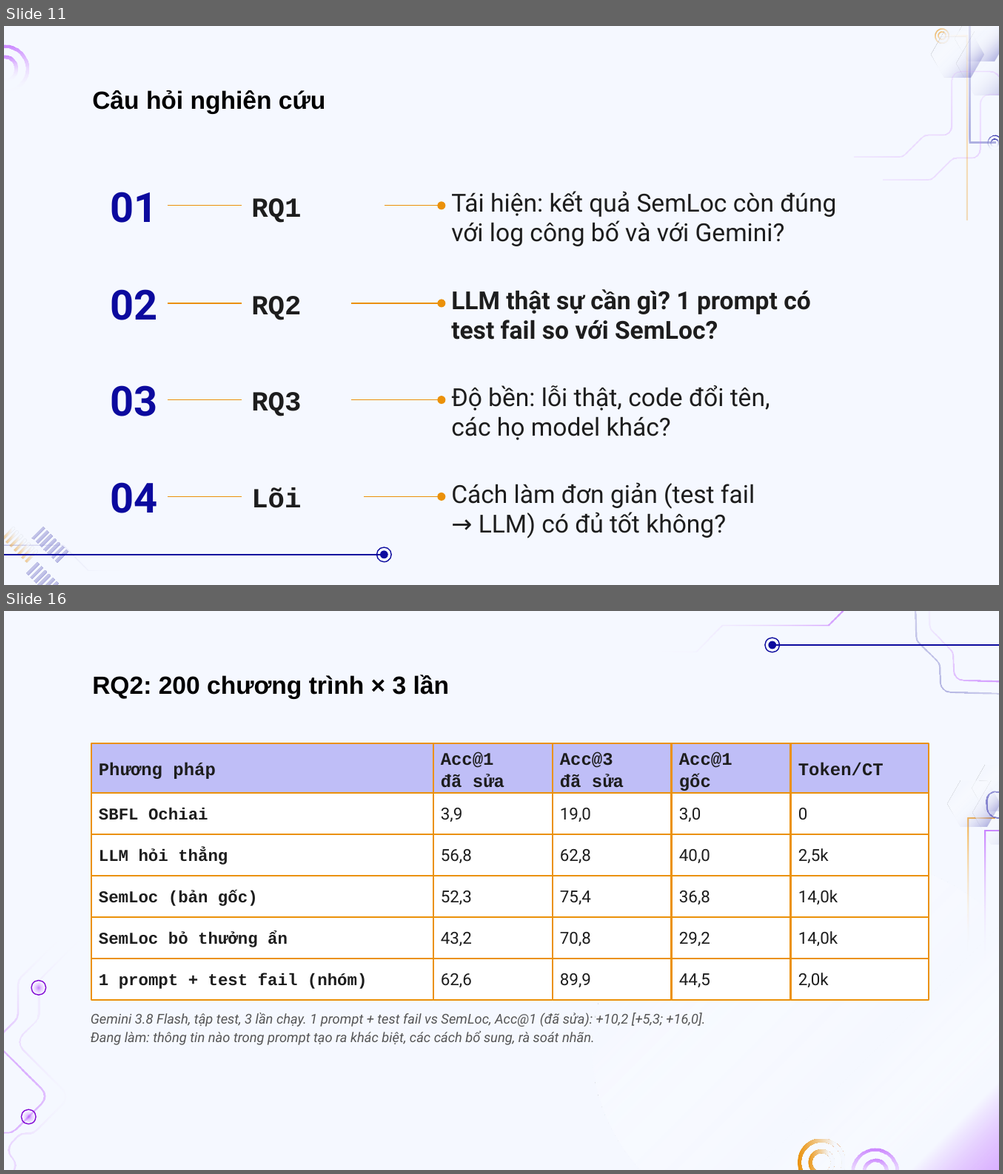
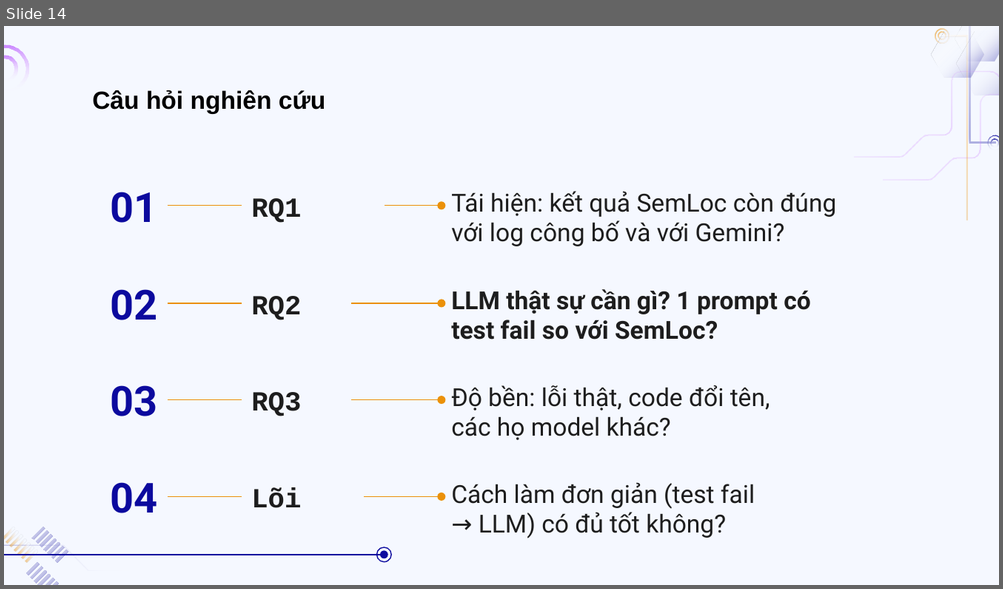
Before and after one commit to doanan293/grounded-or-guessed, a slide deck: docs/presentation/bao-cao-lan-1.pptx. Shown one above the other, each under a label of ours: slides 11 and 16 before the commit, slide 14 after it; the slides between them are not shown. The pictures are 1003x1174 and 1003x589 pixels, drawn with LibreOffice and Linux fonts; fonts in the diff are those of the drawing; background and template pictures are left out. Boxes give left, top, right and bottom in pixels: in the first picture for what was removed or moved away, otherwise in the second. Text is boxed around its words. In the diff, an @@ line names an element or a change of style, - is before the commit and + after.

```diff
--- a/docs/presentation/bao-cao-lan-1.pptx
+++ b/docs/presentation/bao-cao-lan-1.pptx
@@ slide 16 removed at (x1=4, y1=611, x2=999, y2=1170), background #F5F8FF @@
@@ group removed at (x1=649, y1=611, x2=999, y2=964): 8 freeform shapes, 2 ellipses, 1 line @@
@@ title removed at (x1=92, y1=675, x2=449, y2=698) @@
-RQ2: 200 chương trình × 3 lần
@@ group removed at (x1=4, y1=938, x2=80, y2=1170): 4 ellipses, 2 freeform shapes @@
@@ group removed at (x1=91, y1=743, x2=929, y2=1045): 32 texts, 30 rectangles @@
-Phương pháp
-Acc@1
-đã sửa
-Acc@3
-đã sửa
-Acc@1
-gốc
-Token/CT
-SBFL Ochiai
-3,9
-19,0
-3,0
-0
-LLM hỏi thẳng
-56,8
-62,8
-40,0
-2,5k
-SemLoc (bản gốc)
-52,3
-75,4
-36,8
-14,0k
-SemLoc bỏ thưởng ẩn
-43,2
-70,8
-29,2
-14,0k
-1 prompt + test fail (nhóm)
-62,6
-89,9
-44,5
-2,0k
-Gemini 3.8 Flash, tập test, 3 lần chạy. 1 prompt + test fail vs SemLoc, Acc@1 (đã sửa): +10,2 [+5,3; +16,0].
-Đang làm: thông tin nào trong prompt tạo ra khác biệt, các cách bổ sung, rà soát nhãn.
@@ group removed at (x1=592, y1=853, x2=999, y2=1170): 4 freeform shapes, 1 ellipse @@
@@ what was slide 11 is now slide 14 @@
```
Also in this commit, not shown: 10 slides changed, 5 slides added, 2 other slides removed, 21 other files.
